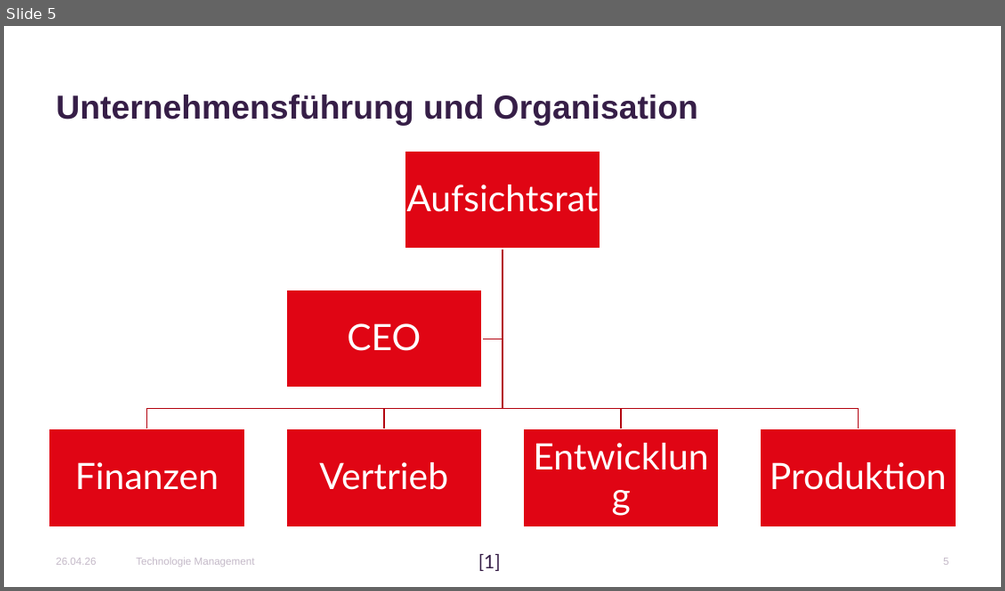
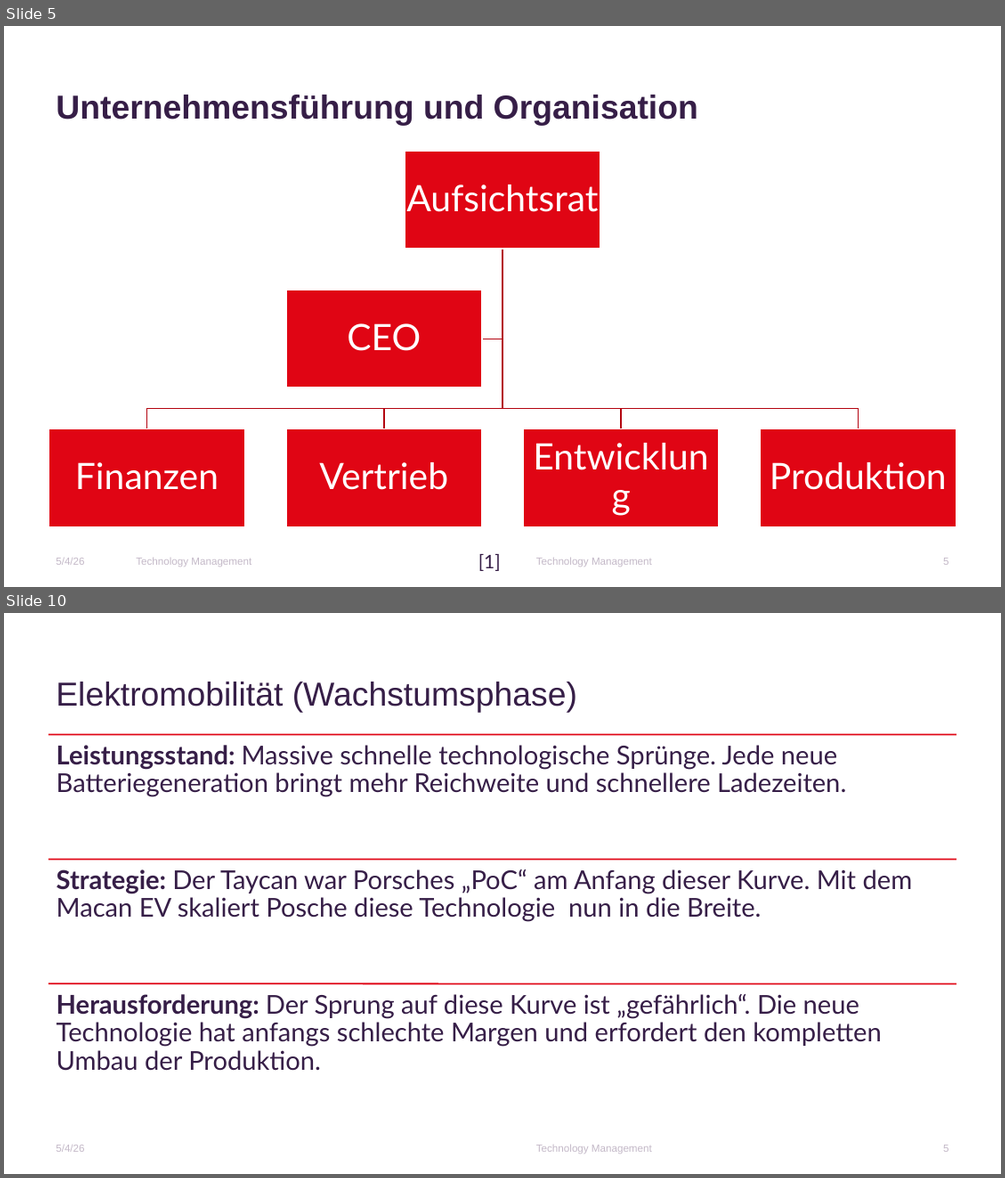
Before and after one commit to Erickk0/Master, a slide deck: 1. Semester/Technology Management/Praktikum/PorscheTechManagement1.pptx. Shown one above the other, each under a label of ours: slide 5 before the commit, slides 5 and 10 after it; the slides between them are not shown. The pictures are 1005x591 and 1005x1178 pixels, drawn with LibreOffice and Linux fonts; fonts in the diff are those of the drawing; background and template pictures are left out. Boxes give left, top, right and bottom in pixels: in the first picture for what was removed or moved away, otherwise in the second. Text is boxed around its words. In the diff, an @@ line names an element or a change of style, - is before the commit and + after.

```diff
--- a/1. Semester/Technology Management/Praktikum/PorscheTechManagement1.pptx
+++ b/1. Semester/Technology Management/Praktikum/PorscheTechManagement1.pptx
@@ slide 10 added at (x1=4, y1=613, x2=1001, y2=1174), background #FFFFFF @@
@@ title added at (x1=56, y1=682, x2=577, y2=712), 32 pt, text #361E47 @@
+Elektromobilität (Wachstumsphase)
@@ group added at (x1=48, y1=735, x2=956, y2=1070): 3 lines, 3 texts @@
+Leistungsstand: Massive schnelle technologische Sprünge. Jede neue Batteriegeneration bringt mehr Reichweite und schnellere Ladezeiten.
+Strategie: Der Taycan war Porsches „PoC“ am Anfang dieser Kurve. Mit dem Macan EV skaliert Posche diese Technologie nun in die Breite.
+Herausforderung: Der Sprung auf diese Kurve ist „gefährlich“. Die neue Technologie hat anfangs schlechte Margen und erfordert den kompletten Umbau der Produktion.
@@ text added at (x1=56, y1=1144, x2=84, y2=1151), 10 pt, text #C4B9C8 @@
+5/4/26
@@ text added at (x1=536, y1=1144, x2=652, y2=1153), 10 pt, text #C4B9C8 @@
+Technology Management
@@ text added at (x1=943, y1=1144, x2=948, y2=1151), 10 pt, text #C4B9C8 @@
+5
@@ slide 5 changed as well @@
@@ text at (x1=56, y1=557, x2=84, y2=564): text changed @@
-26.04.26
+5/4/26
@@ text at (x1=136, y1=557, x2=251, y2=566): text changed @@
-Technologie Management
+Technology Management
@@ text added at (x1=536, y1=557, x2=652, y2=566), 10 pt, text #C4B9C8 @@
+Technology Management
```
Also in this commit, not shown: 5 other slides changed, 4 other slides added, 3 other files.
